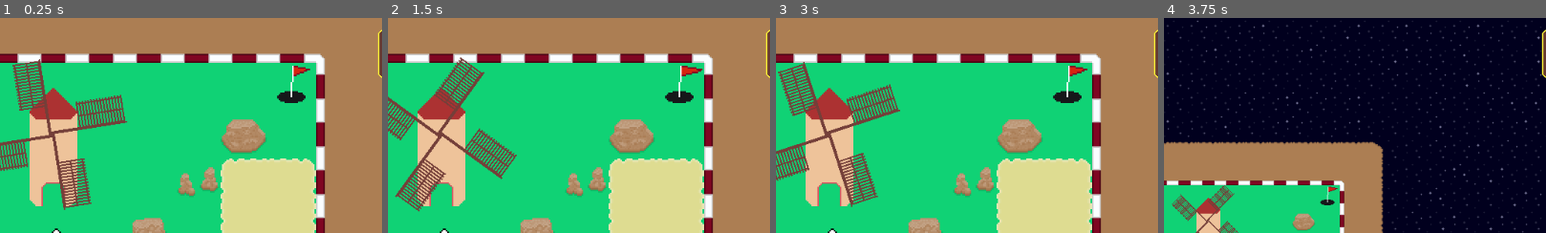
Above: before the commit, frames 1-4 (left to right).
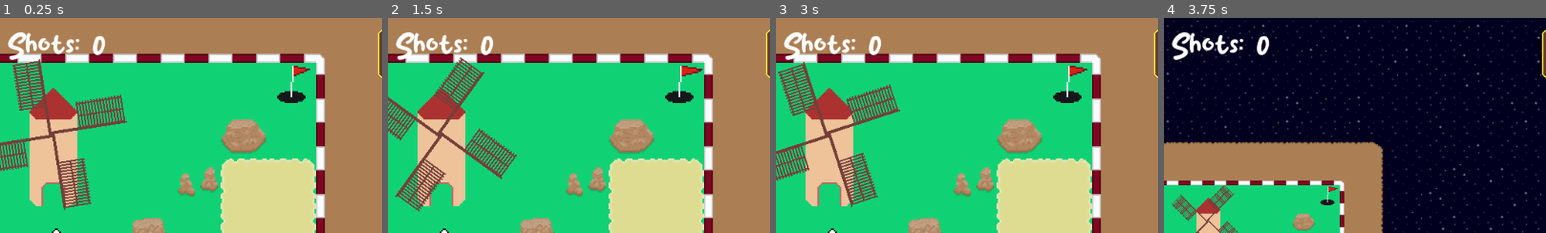
Above: after the commit, the same moments.

Repository: SleepingColossus/rustys-mini-golf
Game: Godot game, scene res://Maps/TestMap.tscn
Two runs of this game, one before a commit and one after it. Both use one fixed random seed, a clock stepped at 60 frames per second and the inputs below. The project has no main scene, so this scene is started directly.
Inputs (mouse positions are % of the whole screen's width and height, from its top left):
- Up to frame 1 (0.25 s): no input
- Up to frame 2 (1.5 s): click (95, 8) at 0.5 s; click "Next" at 1.25 s
- Up to frame 3 (3 s): click (95, 8) at 2 s; click (95, 8) at 2.75 s
- Up to frame 4 (3.75 s): move the mouse to (72, 45) at 3.52 s; tap Z (toggle_zoom) at 3.6 s; click (72, 45) at 3.67 s
The pictures show only the part of the screen within x 43-93%, y 0-50%; the shares and areas given below are measured in that part.

The runs differ from the first frame. In frame 1, 1.1% of the frame differs, in the area x 2-28%, y 6-20%; in frame 2, 1.1%; in frame 3, 1.1%; in frame 4, 1.2%.
Error in both runs: Invalid access to property or key 'enabled' on a base object of type 'Nil'. (res://UI/Overlay.gd:18)

Commit message:
Track number of shots taken

Diff:
--- a/Src/GameObjects/Ball/Ball.gd
+++ b/Src/GameObjects/Ball/Ball.gd
@@ -1,6 +1,10 @@
 class_name Ball
 
 extends RigidBody2D
+
+
+signal hole_entered
+
 
 const LAYER_HOLE = 1
 const LAYER_WATER = 2
@@ -13,6 +17,7 @@
 var movement_factor : float
 var _last_known_position : Vector2
 var _is_dead := false
+var _has_won := false
 
 @onready var ball_camera : Camera2D = $BallCamera
 
@@ -23,7 +28,7 @@
 
 func can_move():
     var is_stationary = get_linear_velocity().length() < MOVEMENT_THRESHOLD
-    return is_stationary and !_is_dead
+    return is_stationary and !_is_dead and !_has_won
 
 
 func move(forceX, forceY):
@@ -42,8 +47,9 @@
 
 
 func _win():
-    queue_free()
-    print_debug("YOU WIN!!!")
+    hole_entered.emit()
+    _has_won = true
+    visible = false
 
 func _on_body_shape_entered(body_rid, body, _body_shape_index, _local_shape_index):
     if body is TileMap:
--- a/Src/Maps/Gameplay.gd
+++ b/Src/Maps/Gameplay.gd
@@ -5,15 +5,21 @@
     GAMEPLAY_STATE
 }
 
+@export var gold_condition : int
+@export var silver_condition : int
+
 var _state : State
 var _mouse_position = null
 var _is_mouse_down := false
+var _shots_taken := 0
 @onready var _ball = $Ball
-
 
 func _ready():
     _state = State.INTRO_STATE
     $Overlay.tutorial_complete.connect(_on_tutorial_complete)
+    $Overlay.update_shot_tracker(_shots_taken)
+    _ball.hole_entered.connect(_on_hole_entered)
+
 
 func _process(_delta):
     if Input.is_action_just_pressed("toggle_zoom"):
@@ -73,6 +79,8 @@
         var forceX = (end_point.x - _ball.position.x) * _ball.movement_factor
         var forceY = (end_point.y - _ball.position.y) * _ball.movement_factor
 
+        _shots_taken += 1
+        $Overlay.update_shot_tracker(_shots_taken)
         _ball.move(forceX, forceY)
 
 
@@ -81,5 +89,15 @@
     $LevelCamera.enabled = not $LevelCamera.enabled
     $Ball/BallCamera.enabled = not $Ball/BallCamera.enabled
 
+
 func _on_tutorial_complete():
     _state = State.GAMEPLAY_STATE
+
+
+func _on_hole_entered():
+    if _shots_taken <= gold_condition:
+        print_debug("Gold earned")
+    elif _shots_taken <= silver_condition:
+        print_debug("Silver earned")
+    else:
+        print_debug("Bronze earned")
--- a/Src/Maps/TestMap.tscn
+++ b/Src/Maps/TestMap.tscn
@@ -10,6 +10,8 @@
 
 [node name="TestMap" type="Node2D"]
 script = ExtResource("1_1wm66")
+gold_condition = 1
+silver_condition = 2
 
 [node name="LevelCamera" type="Camera2D" parent="."]
 position = Vector2(512, 288)
@@ -61,6 +63,7 @@
 
 [node name="Ball" parent="." instance=ExtResource("3_3pjj2")]
 position = Vector2(498, 338)
+mass = 0.8
 
 [node name="WindmillBlades" parent="." instance=ExtResource("5_e5pij")]
 position = Vector2(495, 272)
--- a/Src/UI/Overlay.gd
+++ b/Src/UI/Overlay.gd
@@ -35,3 +35,7 @@
 
 func _on_next_button_pressed() -> void:
     _next_message()
+
+
+func update_shot_tracker(shots_taken: int) -> void:
+    $Overlay/ShotTracker.text = "Shots: %d" % shots_taken
--- a/Src/UI/Overlay.tscn
+++ b/Src/UI/Overlay.tscn
@@ -218,5 +218,19 @@
 "": SubResource("AnimationLibrary_41vre")
 }
 
+[node name="ShotTracker" type="Label" parent="Overlay"]
+layout_mode = 1
+anchors_preset = 5
+anchor_left = 0.5
+anchor_right = 0.5
+offset_left = -33.0
+offset_top = 16.0
+offset_right = 33.0
+offset_bottom = 42.0
+grow_horizontal = 2
+theme_override_fonts/font = ExtResource("5_ii210")
+theme_override_font_sizes/font_size = 36
+text = "Shots: -1"
+
 [connection signal="pressed" from="Overlay/ZoomButton" to="." method="_on_zoom_button_pressed"]
 [connection signal="pressed" from="Overlay/Tutorial/TextBubble/NextButton" to="." method="_on_next_button_pressed"]
